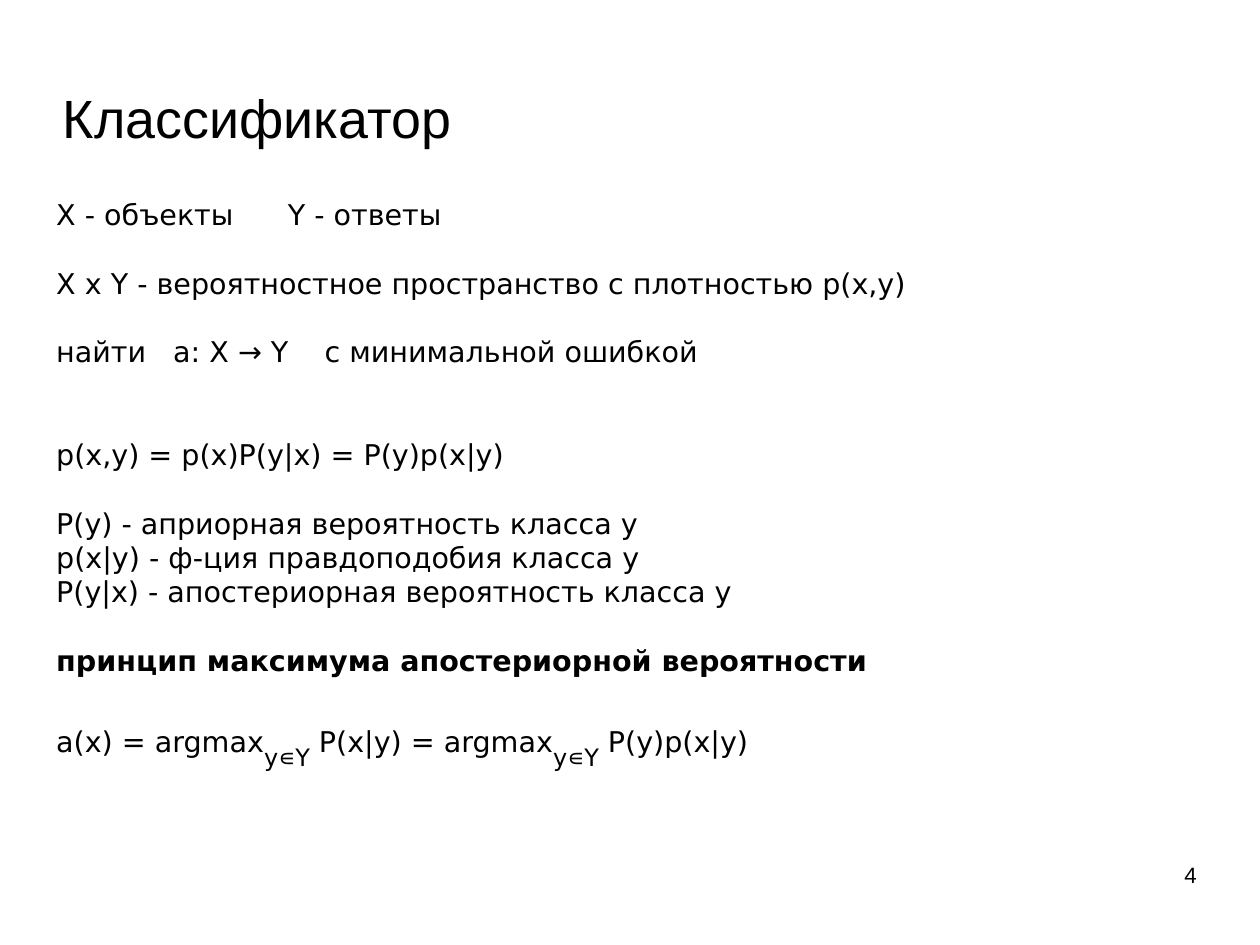
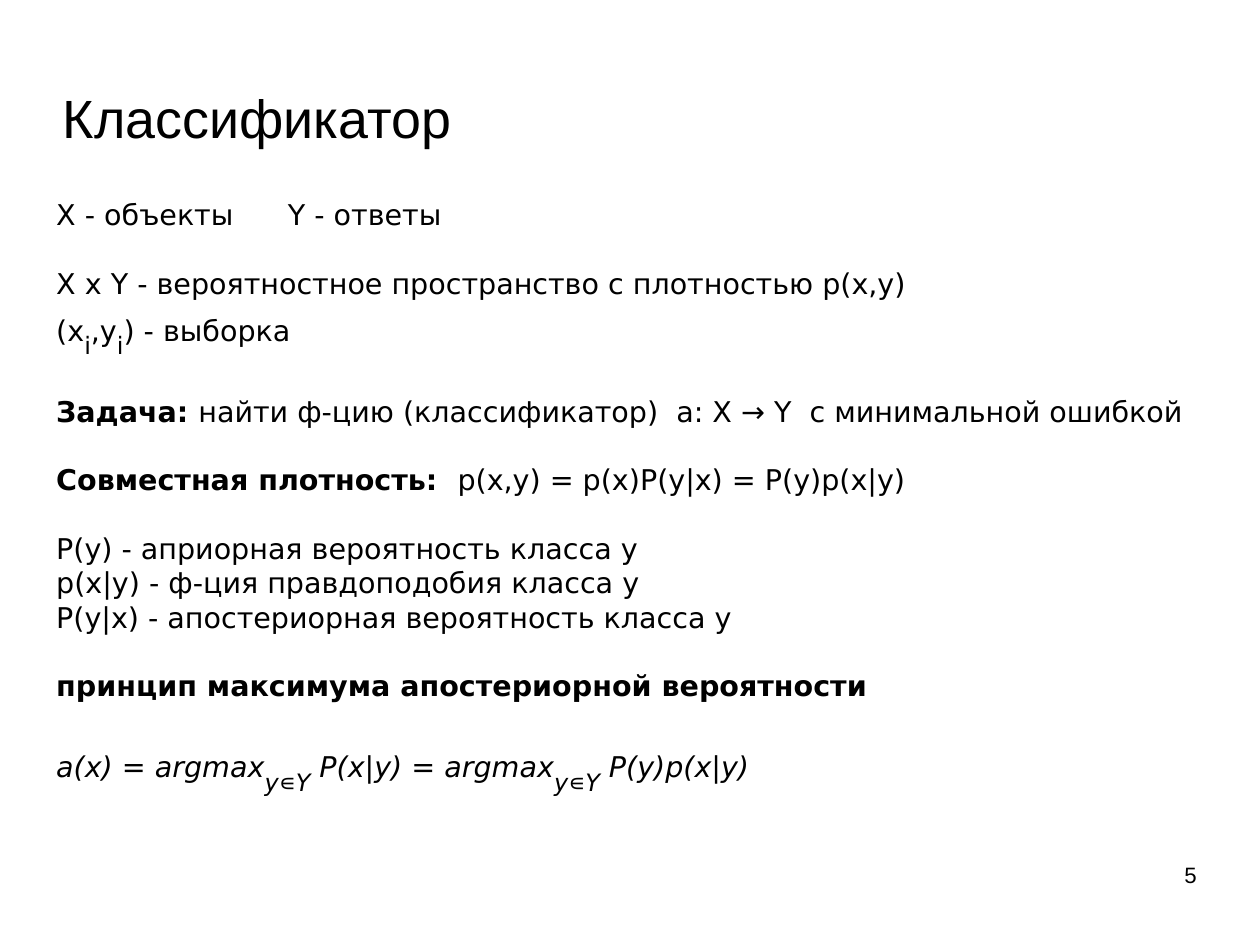
Before and after one commit to mechanoid5/ml_lectorium_legacy, a slide deck: slide 5 of 04-bayes.odp (slide 4 before the commit). Drawn at 1260x945 pixels with LibreOffice and Linux fonts; fonts in the diff are those of the drawing; background and template pictures are left out. Boxes give left, top, right and bottom in pixels: in the first picture for what was removed or moved away, otherwise in the second. Text is boxed around its words. In the diff, an @@ line names an element or a change of style, - is before the commit and + after.

```diff
--- a/04-bayes.odp
+++ b/04-bayes.odp
@@ text at box(56, 319, 1182, 496): text changed @@
-найти a: X → Y с минимальной ошибкой
-p(x,y) = p(x)P(y|x) = P(y)p(x|y)
+(xi,yi) - выборка
+Задача: найти ф-цию (классификатор) a: X → Y с минимальной ошибкой
+Совместная плотность: p(x,y) = p(x)P(y|x) = P(y)p(x|y)
@@ text at box(56, 755, 749, 796): italic on in "a(x) = argmaxy∊Y P(x|y) = argmaxy∊Y P(y)p(x|y)" @@
@@ page number at box(1184, 867, 1196, 884): text changed @@
-4
+5
```
Also in this commit, not shown: 2 other slides changed, 1 slide added.
